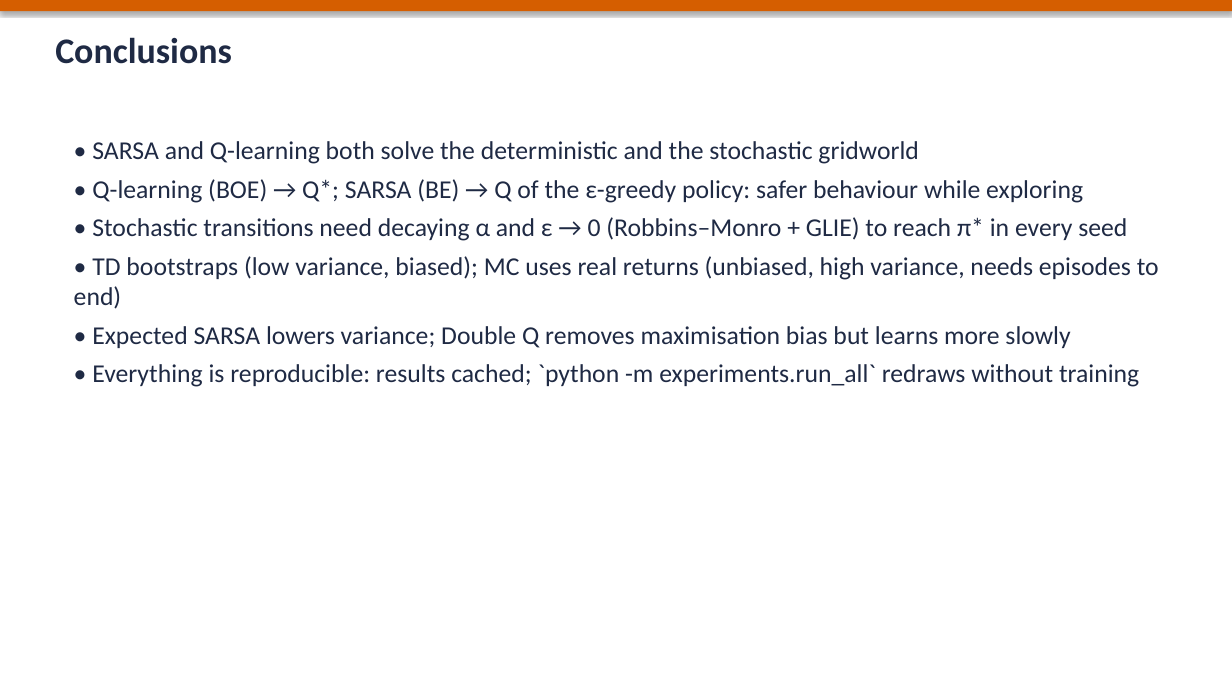
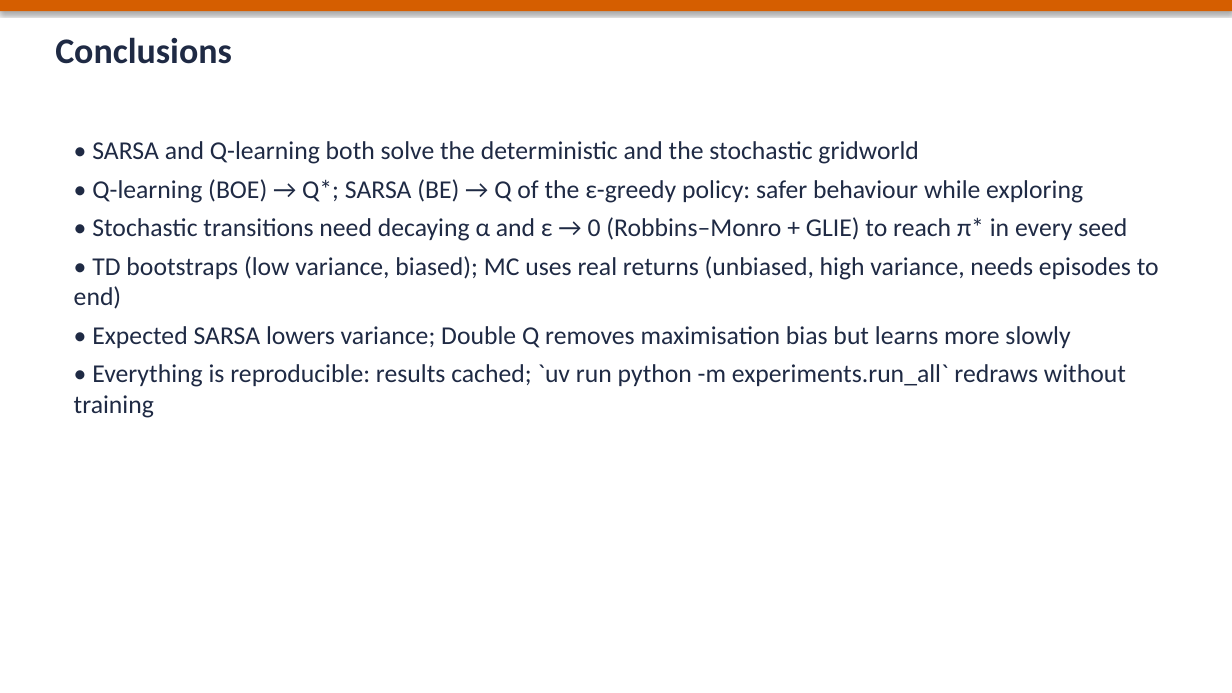
Before and after one commit to ElTiToRuiz/assignment-1, a slide deck: slide 8 of docs/presentation.pptx. Drawn at 1232x693 pixels with LibreOffice and Linux fonts; fonts in the diff are those of the drawing. Boxes give left, top, right and bottom in pixels: in the first picture for what was removed or moved away, otherwise in the second. Text is boxed around its words. In the diff, an @@ line names an element or a change of style, - is before the commit and + after.

```diff
--- a/docs/presentation.pptx
+++ b/docs/presentation.pptx
@@ text at box(74, 364, 1126, 418): text changed @@
-• Everything is reproducible: results cached; `python -m experiments.run_all` redraws without training
+• Everything is reproducible: results cached; `uv run python -m experiments.run_all` redraws without training
```
Also in this commit, not shown: 9 other files.
